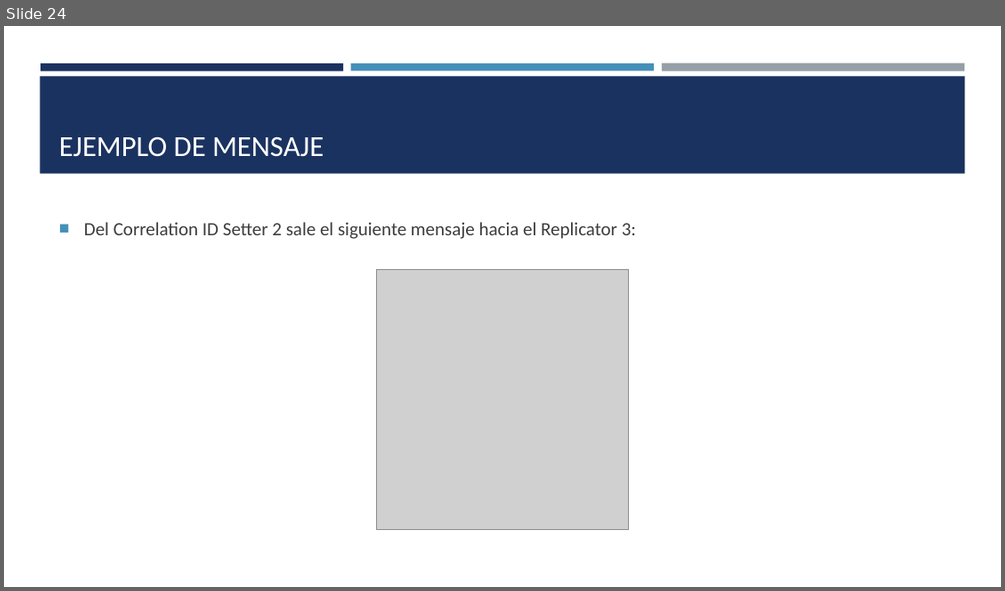
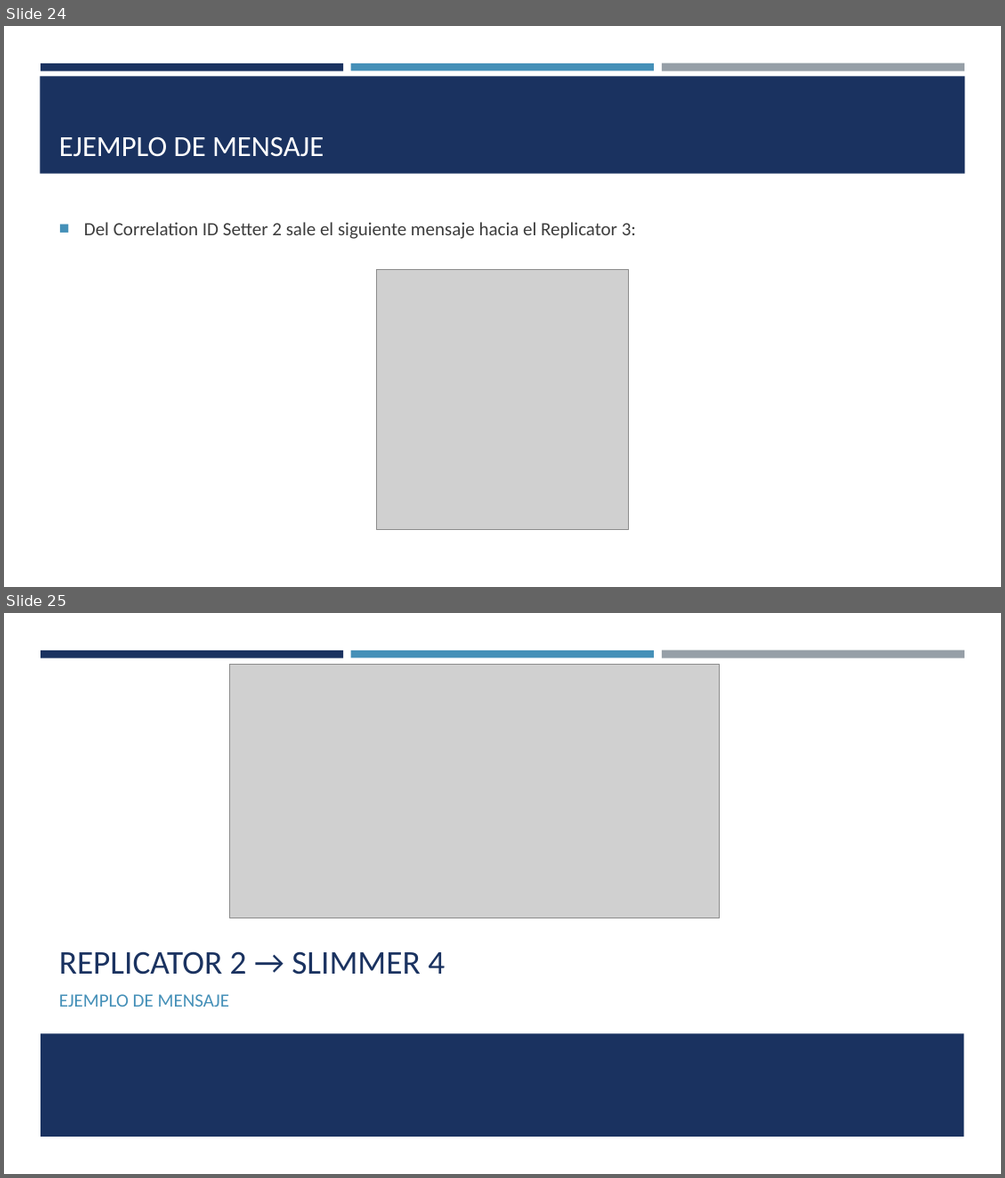
Before and after one commit to SaulRC1/Integracion-de-la-informacion-y-aplicaciones, a slide deck: Ejercicio 1 - IIA/Ejercicio 1 IIA.pptx. Shown one above the other, each under a label of ours: slide 24 before the commit, slides 24 and 25 after it. The pictures are 1005x591 and 1005x1178 pixels, drawn with LibreOffice and Linux fonts; fonts in the diff are those of the drawing; grey boxes stand for pictures. Boxes give left, top, right and bottom in pixels: in the first picture for what was removed or moved away, otherwise in the second. Text is boxed around its words. In the diff, an @@ line names an element or a change of style, - is before the commit and + after.

```diff
--- a/Ejercicio 1 - IIA/Ejercicio 1 IIA.pptx
+++ b/Ejercicio 1 - IIA/Ejercicio 1 IIA.pptx
@@ slide 25 added at <box>4,613,1001,1174</box>, background #FFFFFF; not listed: 3 template elements that a slide beside it also shows @@
@@ picture added at <box>230,665,719,918</box> @@
@@ title added at <box>59,951,445,974</box>, 32 pt, text #1A3260 @@
+REPLICATOR 2 → SLIMMER 4
@@ text added at <box>59,994,230,1006</box>, 18 pt, text #4590B8 @@
+EJEMPLO DE MENSAJE
@@ rectangle added at <box>40,1033,964,1136</box>, fill #1A3260 @@
```
Also in this commit, not shown: 21 other slides added.
